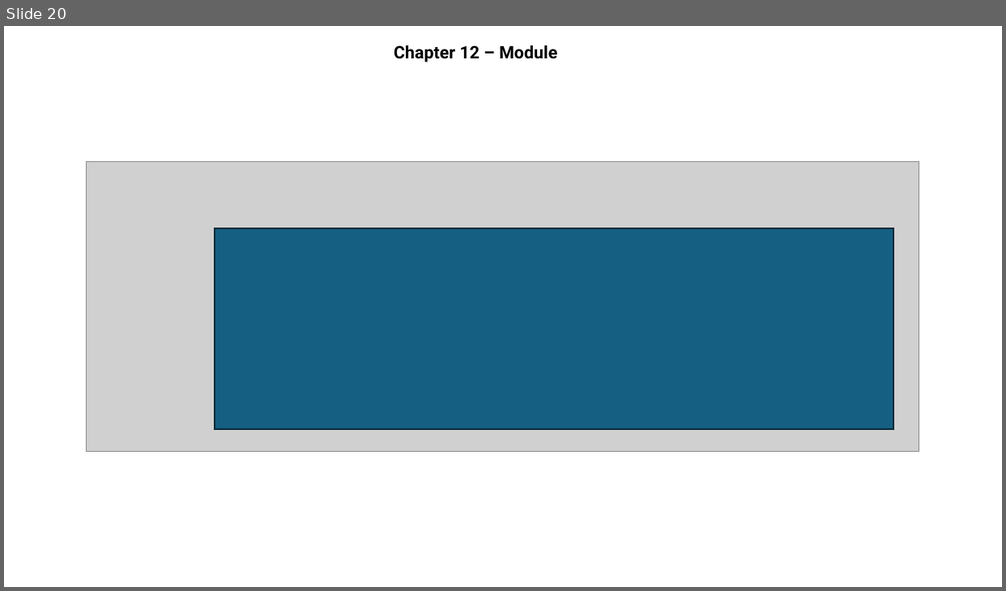
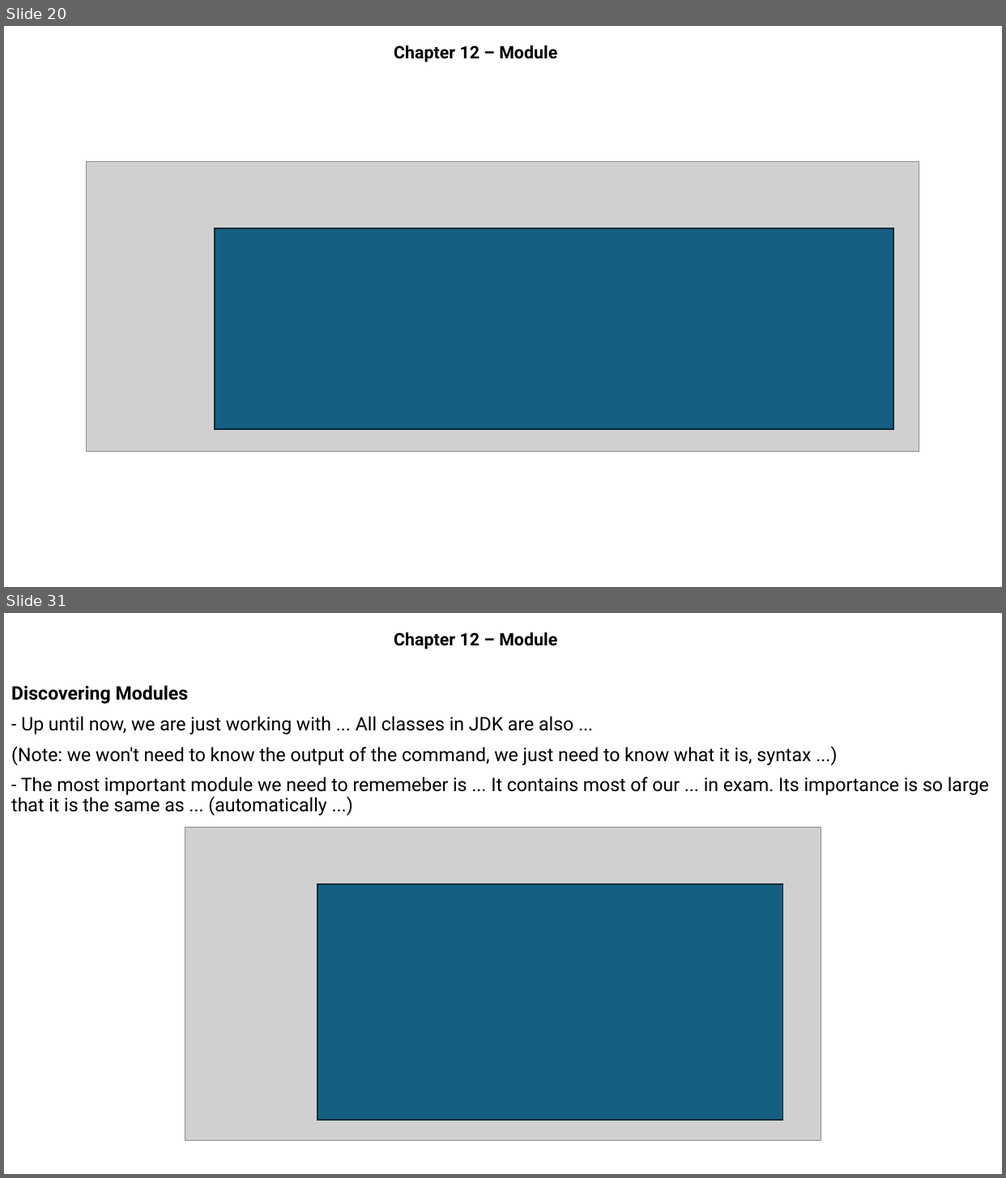
Before and after one commit to MaiDinhVinh/CS-Java, a slide deck: OCP17/Chapter 12 - Modules.pptx. Shown one above the other, each under a label of ours: slide 20 before the commit, slides 20 and 31 after it; the slides between them are not shown. The pictures are 1006x591 and 1006x1178 pixels, drawn with LibreOffice and Linux fonts; fonts in the diff are those of the drawing; grey boxes stand for pictures. Boxes give left, top, right and bottom in pixels: in the first picture for what was removed or moved away, otherwise in the second. Text is boxed around its words. In the diff, an @@ line names an element or a change of style, - is before the commit and + after.

```diff
--- a/OCP17/Chapter 12 - Modules.pptx
+++ b/OCP17/Chapter 12 - Modules.pptx
@@ slide 31 added at (x1=4, y1=613, x2=1002, y2=1174), background #FFFFFF @@
@@ subtitle added at (x1=394, y1=632, x2=557, y2=649), 16.6 pt, text #000000, bold @@
+Chapter 12 – Module
@@ text added at (x1=11, y1=685, x2=989, y2=815), 18 pt, text #000000 @@
+Discovering Modules
+- Up until now, we are just working with ... All classes in JDK are also ...
+(Note: we won't need to know the output of the command, we just need to know what it is, syntax ...)
+- The most important module we need to rememeber is ... It contains most of our ... in exam. Its importance is so large that it is the same as ... (automatically ...)
@@ picture added at (x1=185, y1=828, x2=821, y2=1142) @@
@@ rectangle added at (x1=317, y1=884, x2=783, y2=1121), fill #156082, outline #092A39 1.5 pt @@
```
Also in this commit, not shown: 32 other slides added.
